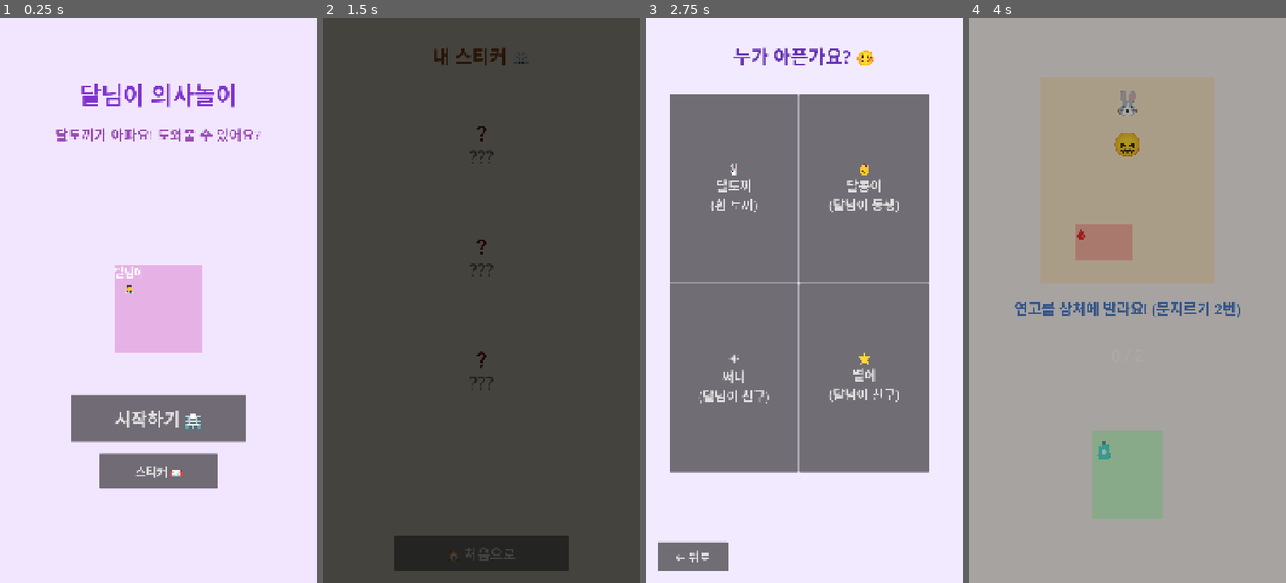
Above: before the commit, frames 1-4 (left to right).
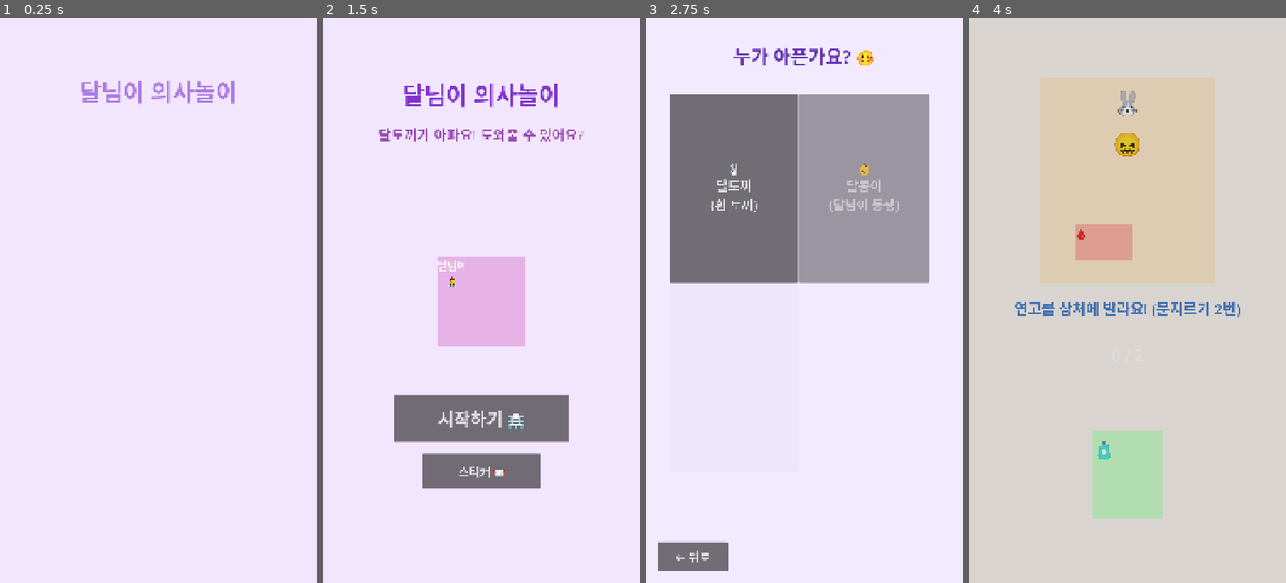
Above: after the commit, the same moments.

Repository: sean-park-funda/dalnimi-doctor
Game: Godot game, scene res://scenes/Main.tscn
Same seed, same stepped clock (60 frames per second), same inputs: the game is played once before the commit and once after it.
Inputs (mouse positions are in pixels of both pictures, inside the frame that each line leads up to):
- Up to frame 1 (0.25 s): no input
- Up to frame 2 (1.5 s): click (481, 470) at 0.5 s, where only the run before the commit has a clickable "스티커 📖"; click (481, 554) at 1.25 s, where only the run before the commit has a clickable "🏠 처음으로"
- Up to frame 3 (2.75 s): click "시작하기 🏥" at 2 s
- Up to frame 4 (4 s): click "🐰 달토끼 (흰 토끼)" at 2.75 s; click "🩹" at 3.5 s

The runs differ from the first frame. In frame 1, 13% of the frame differs, in the area x 17-83%, y 11-84%; in frame 2, 100%, in the area x 0-100%, y 0-100%; in frame 3, 41%; in frame 4, 100%.

Commit message:
feat: add dynamic UI animations (entry, float bob, button reactions, success flash)

Diff:
--- a/autoload/SceneTransition.gd
+++ b/autoload/SceneTransition.gd
@@ -11,20 +11,25 @@
 	overlay.mouse_filter = Control.MOUSE_FILTER_IGNORE
 	add_child(overlay)
 
-func change_scene(path: String):
-	_fade_out(path)
+func change_scene(path: String) -> void:
+	_do_transition(path, Color(0, 0, 0, 1))
 
-func _fade_out(path: String):
+# 치료 성공 후 노란 플래시 전환
+func change_scene_success(path: String) -> void:
+	_do_transition(path, Color(1.0, 0.92, 0.1, 1))
+
+func _do_transition(path: String, fade_color: Color) -> void:
 	overlay.mouse_filter = Control.MOUSE_FILTER_STOP
+	overlay.color = Color(fade_color.r, fade_color.g, fade_color.b, 0)
 	if tween: tween.kill()
 	tween = create_tween()
-	tween.tween_property(overlay, "color:a", 1.0, 0.25)
+	tween.tween_property(overlay, "color:a", 1.0, 0.2)
 	tween.tween_callback(func():
 		get_tree().change_scene_to_file(path)
 		_fade_in()
 	)
 
-func _fade_in():
+func _fade_in() -> void:
 	if tween: tween.kill()
 	tween = create_tween()
 	tween.tween_property(overlay, "color:a", 0.0, 0.25)
--- /dev/null
+++ b/autoload/UIAnimations.gd
@@ -0,0 +1,143 @@
+extends Node
+
+# ── 공통 애니메이션 헬퍼 ──────────────────────────────
+# 모든 씬에서 UIAnimations.pop_in(node) 형태로 호출
+
+# scale 0 → 1 팝인 (버튼·카드 등장)
+func pop_in(node: Node, delay: float = 0.0) -> void:
+	node.scale = Vector2.ZERO
+	node.modulate.a = 0.0
+	var tw = node.create_tween()
+	if delay > 0.0:
+		tw.tween_interval(delay)
+	tw.tween_property(node, "scale", Vector2.ONE, 0.38)\
+		.set_trans(Tween.TRANS_BACK).set_ease(Tween.EASE_OUT)
+	tw.parallel().tween_property(node, "modulate:a", 1.0, 0.2)
+
+# 여러 노드를 delay 간격으로 순서대로 pop-in
+func stagger_pop_in(nodes: Array, base_delay: float = 0.0, interval: float = 0.12) -> void:
+	for i in nodes.size():
+		pop_in(nodes[i], base_delay + i * interval)
+
+# 아래에서 위로 슬라이드 + 페이드인
+func fly_in_from_bottom(node: Node, offset_y: float = 80.0, delay: float = 0.0) -> void:
+	var origin = node.position
+	node.position.y += offset_y
+	node.modulate.a = 0.0
+	var tw = node.create_tween()
+	if delay > 0.0:
+		tw.tween_interval(delay)
+	tw.tween_property(node, "position", origin, 0.38)\
+		.set_trans(Tween.TRANS_BACK).set_ease(Tween.EASE_OUT)
+	tw.parallel().tween_property(node, "modulate:a", 1.0, 0.25)
+
+# 위에서 아래로 슬라이드 + 페이드인
+func fly_in_from_top(node: Node, offset_y: float = 60.0, delay: float = 0.0) -> void:
+	var origin = node.position
+	node.position.y -= offset_y
+	node.modulate.a = 0.0
+	var tw = node.create_tween()
+	if delay > 0.0:
+		tw.tween_interval(delay)
+	tw.tween_property(node, "position", origin, 0.35)\
+		.set_trans(Tween.TRANS_CUBIC).set_ease(Tween.EASE_OUT)
+	tw.parallel().tween_property(node, "modulate:a", 1.0, 0.25)
+
+# 왼쪽에서 슬라이드인
+func fly_in_from_left(node: Node, offset_x: float = 120.0, delay: float = 0.0) -> void:
+	var origin = node.position
+	node.position.x -= offset_x
+	node.modulate.a = 0.0
+	var tw = node.create_tween()
+	if delay > 0.0:
+		tw.tween_interval(delay)
+	tw.tween_property(node, "position", origin, 0.38)\
+		.set_trans(Tween.TRANS_BACK).set_ease(Tween.EASE_OUT)
+	tw.parallel().tween_property(node, "modulate:a", 1.0, 0.25)
+
+# 오른쪽에서 슬라이드인
+func fly_in_from_right(node: Node, offset_x: float = 120.0, delay: float = 0.0) -> void:
+	var origin = node.position
+	node.position.x += offset_x
+	node.modulate.a = 0.0
+	var tw = node.create_tween()
+	if delay > 0.0:
+		tw.tween_interval(delay)
+	tw.tween_property(node, "position", origin, 0.38)\
+		.set_trans(Tween.TRANS_BACK).set_ease(Tween.EASE_OUT)
+	tw.parallel().tween_property(node, "modulate:a", 1.0, 0.25)
+
+# 상하 부유 (Idle float bob) — set_loops()로 무한반복
+func float_bob(node: Node, amplitude: float = 8.0, period: float = 2.0) -> Tween:
+	var origin_y = node.position.y
+	var tw = node.create_tween().set_loops()
+	tw.tween_property(node, "position:y", origin_y - amplitude, period * 0.5)\
+		.set_trans(Tween.TRANS_SINE).set_ease(Tween.EASE_IN_OUT)
+	tw.tween_property(node, "position:y", origin_y + amplitude, period * 0.5)\
+		.set_trans(Tween.TRANS_SINE).set_ease(Tween.EASE_IN_OUT)
+	return tw
+
+# 버튼 눌림 (button_down 시그널에 연결)
+func button_press(node: Node) -> void:
+	var tw = node.create_tween()
+	tw.tween_property(node, "scale", Vector2(0.88, 0.88), 0.08)\
+		.set_trans(Tween.TRANS_QUAD).set_ease(Tween.EASE_OUT)
+	# 노란 플래시
+	var tw2 = node.create_tween()
+	tw2.tween_property(node, "modulate", Color(1.6, 1.6, 0.6, 1), 0.06)
+	tw2.tween_property(node, "modulate", Color(1, 1, 1, 1), 0.12)
+
+# 버튼 복귀 (button_up 시그널에 연결)
+func button_release(node: Node) -> void:
+	var tw = node.create_tween()
+	tw.tween_property(node, "scale", Vector2.ONE, 0.35)\
+		.set_trans(Tween.TRANS_SPRING).set_ease(Tween.EASE_OUT)
+
+# 씬의 모든 Button 노드에 press/release 자동 연결
+func connect_buttons(root: Node) -> void:
+	for btn in _get_all_buttons(root):
+		if not btn.button_down.is_connected(button_press.bind(btn)):
+			btn.button_down.connect(button_press.bind(btn))
+		if not btn.button_up.is_connected(button_release.bind(btn)):
+			btn.button_up.connect(button_release.bind(btn))
+
+func _get_all_buttons(node: Node) -> Array:
+	var result = []
+	if node is Button:
+		result.append(node)
+	for child in node.get_children():
+		result.append_array(_get_all_buttons(child))
+	return result
+
+# 낙하 후 바운스 착지
+func bounce_land(node: Node, from_y: float, to_y: float, delay: float = 0.0) -> void:
+	node.position.y = from_y
+	var tw = node.create_tween()
+	if delay > 0.0:
+		tw.tween_interval(delay)
+	tw.tween_property(node, "position:y", to_y, 0.5)\
+		.set_trans(Tween.TRANS_BOUNCE).set_ease(Tween.EASE_OUT)
+
+# 성공 squash & stretch 팝
+func celebration_pop(node: Node, delay: float = 0.0) -> void:
+	var tw = node.create_tween()
+	if delay > 0.0:
+		tw.tween_interval(delay)
+	tw.tween_property(node, "scale", Vector2(1.4, 0.7), 0.12)\
+		.set_trans(Tween.TRANS_QUAD).set_ease(Tween.EASE_OUT)
+	tw.tween_property(node, "scale", Vector2(0.85, 1.25), 0.1)\
+		.set_trans(Tween.TRANS_QUAD).set_ease(Tween.EASE_OUT)
+	tw.tween_property(node, "scale", Vector2.ONE, 0.35)\
+		.set_trans(Tween.TRANS_SPRING).set_ease(Tween.EASE_OUT)
+
+# 텍스트 위에서 bounce 착지
+func title_drop(node: Node, drop_distance: float = 80.0, delay: float = 0.0) -> void:
+	var origin = node.position
+	node.position.y -= drop_distance
+	node.modulate.a = 0.0
+	var tw = node.create_tween()
+	if delay > 0.0:
+		tw.tween_interval(delay)
+	tw.tween_property(node, "position", origin, 0.5)\
+		.set_trans(Tween.TRANS_BOUNCE).set_ease(Tween.EASE_OUT)
+	tw.parallel().tween_property(node, "modulate:a", 1.0, 0.2)
--- a/project.godot
+++ b/project.godot
@@ -22,6 +22,7 @@
 SoundManager="*res://autoload/SoundManager.gd"
 SaveManager="*res://autoload/SaveManager.gd"
 SceneTransition="*res://autoload/SceneTransition.gd"
+UIAnimations="*res://autoload/UIAnimations.gd"
 
 [display]
 
--- a/scripts/exam_room.gd
+++ b/scripts/exam_room.gd
@@ -31,6 +31,17 @@
 	_update_symptom_display()
 	_update_tool_tray()
 	_update_patient_char()
+	_play_entry_animations()
+	UIAnimations.connect_buttons(self)
+
+func _play_entry_animations():
+	# 증상 박스: 왼쪽에서 슬라이드인
+	UIAnimations.fly_in_from_left($SymptomBox, 120.0, 0.1)
+	# 환자 침대: 위에서 bounce 착지
+	var bed_origin_y = $PatientBed.position.y
+	UIAnimations.bounce_land($PatientBed, bed_origin_y - 300.0, bed_origin_y, 0.05)
+	# 도구 트레이: 아래에서 슬라이드업
+	UIAnimations.fly_in_from_bottom($ToolTrayBg, 100.0, 0.3)
 
 func _update_patient_char():
 	var names = {"daltooki":"달토끼 🐰","dalkongi":"달콩이 👶","sunny":"써니 ☀️","byeoli":"별이 ⭐"}
@@ -72,4 +83,4 @@
 	_update_symptom_display()
 	_update_tool_tray()
 	if GameManager.is_all_treated():
-		SceneTransition.change_scene("res://scenes/Recovery.tscn")
+		SceneTransition.change_scene_success("res://scenes/Recovery.tscn")
--- a/scripts/main.gd
+++ b/scripts/main.gd
@@ -2,10 +2,27 @@
 
 func _ready():
 	SoundManager.play_bgm("bgm_main")
-	# 달님이 캐릭터 bounce 애니메이션
-	var tween = create_tween().set_loops()
-	tween.tween_property($DoctorChar, "position:y", 860.0, 0.6).set_ease(Tween.EASE_IN_OUT)
-	tween.tween_property($DoctorChar, "position:y", 880.0, 0.6).set_ease(Tween.EASE_IN_OUT)
+	_play_entry_animations()
+	UIAnimations.connect_buttons(self)
+
+func _play_entry_animations():
+	$Title.modulate.a = 0.0
+	$Subtitle.modulate.a = 0.0
+	$DoctorChar.modulate.a = 0.0
+	$StartButton.modulate.a = 0.0
+	$StickerButton.modulate.a = 0.0
+	$StartButton.scale = Vector2.ZERO
+	$StickerButton.scale = Vector2.ZERO
+
+	UIAnimations.fly_in_from_top($Title, 60.0, 0.1)
+	UIAnimations.fly_in_from_right($DoctorChar, 220.0, 0.25)
+	UIAnimations.fly_in_from_bottom($Subtitle, 40.0, 0.4)
+	UIAnimations.pop_in($StartButton, 0.55)
+	UIAnimations.pop_in($StickerButton, 0.68)
+
+	# 캐릭터 등장 후 float bob 시작
+	await get_tree().create_timer(0.85).timeout
+	UIAnimations.float_bob($DoctorChar, 10.0, 2.2)
 
 func _on_start_button_pressed():
 	SoundManager.play_sfx("sfx_click")
--- a/scripts/patient_select.gd
+++ b/scripts/patient_select.gd
@@ -14,6 +14,17 @@
 	"byeoli":   Color(0.9, 0.8, 1.0),
 }
 
+func _ready():
+	_play_entry_animations()
+	UIAnimations.connect_buttons(self)
+
+func _play_entry_animations():
+	$Title.modulate.a = 0.0
+	UIAnimations.fly_in_from_top($Title, 50.0, 0.05)
+	var cards = [$PatientGrid/DaltooBt, $PatientGrid/DalkongiBt,
+				 $PatientGrid/SunnyBt, $PatientGrid/ByeoliBt]
+	UIAnimations.stagger_pop_in(cards, 0.2, 0.13)
+
 func _on_patient_pressed(patient_id: String):
 	SoundManager.play_sfx("sfx_click")
 	GameManager.start_treatment(patient_id)
--- a/scripts/recovery.gd
+++ b/scripts/recovery.gd
@@ -11,14 +11,30 @@
 	GameManager.complete_treatment()
 	SoundManager.play_sfx("sfx_success")
 	$PraiseLabel.text = PRAISE[randi() % PRAISE.size()]
-	_animate_character()
+	# 초기 숨김
+	$Title.modulate.a = 0.0
+	$PraiseLabel.modulate.a = 0.0
+	$ContinueButton.modulate.a = 0.0
+	$RetryButton.modulate.a = 0.0
+	$ContinueButton.scale = Vector2.ZERO
+	$RetryButton.scale = Vector2.ZERO
+	UIAnimations.connect_buttons(self)
+	_play_entry_animations()
 	_spawn_celebration()
 
-func _animate_character():
-	var tw = create_tween()
-	tw.tween_property($PatientChar, "position:y", 700.0, 0.4).set_ease(Tween.EASE_OUT)
-	tw.tween_property($PatientChar, "position:y", 760.0, 0.2).set_ease(Tween.EASE_IN)
-	tw.tween_property($PatientChar, "position:y", 720.0, 0.3).set_ease(Tween.EASE_OUT)
+func _play_entry_animations():
+	# "완치!" 타이틀 bounce 착지
+	UIAnimations.title_drop($Title, 100.0, 0.0)
+	# 환자 캐릭터 squash & stretch 점프
+	UIAnimations.celebration_pop($PatientChar, 0.2)
+	# float bob 시작 (0.7초 후)
+	get_tree().create_timer(0.7).timeout.connect(func():
+		UIAnimations.float_bob($PatientChar, 12.0, 1.8))
+	# 칭찬 텍스트
+	UIAnimations.fly_in_from_bottom($PraiseLabel, 50.0, 0.4)
+	# 버튼들 순서대로 pop-in
+	UIAnimations.pop_in($ContinueButton, 0.6)
+	UIAnimations.pop_in($RetryButton, 0.72)
 
 func _spawn_celebration():
 	for i in range(20):
